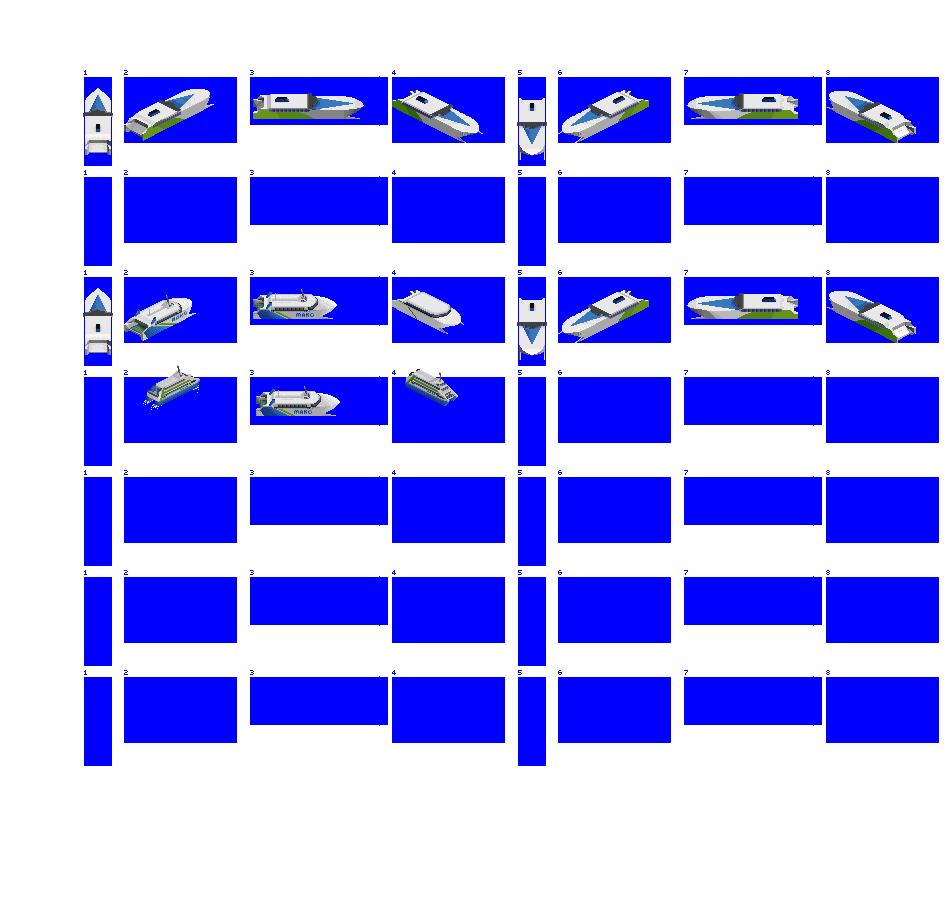
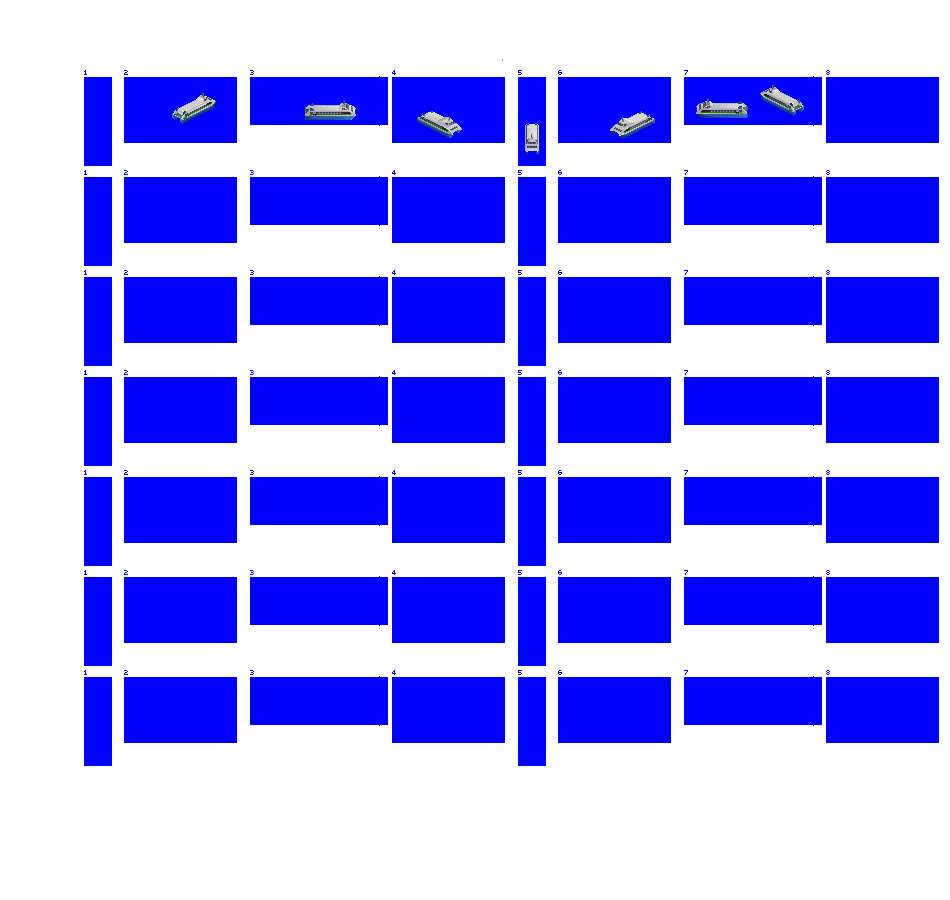
Layered file, before and after one edit (950x900). Changes by layer:
showed "catsmall", painted on it over [172,60,804,157]
hid "incat" over [83,88,916,416]
